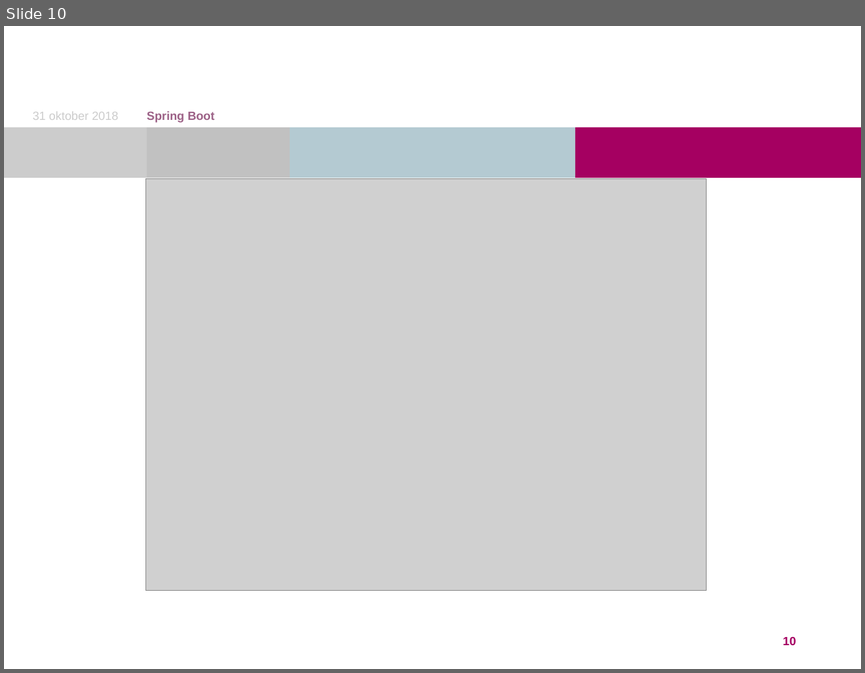
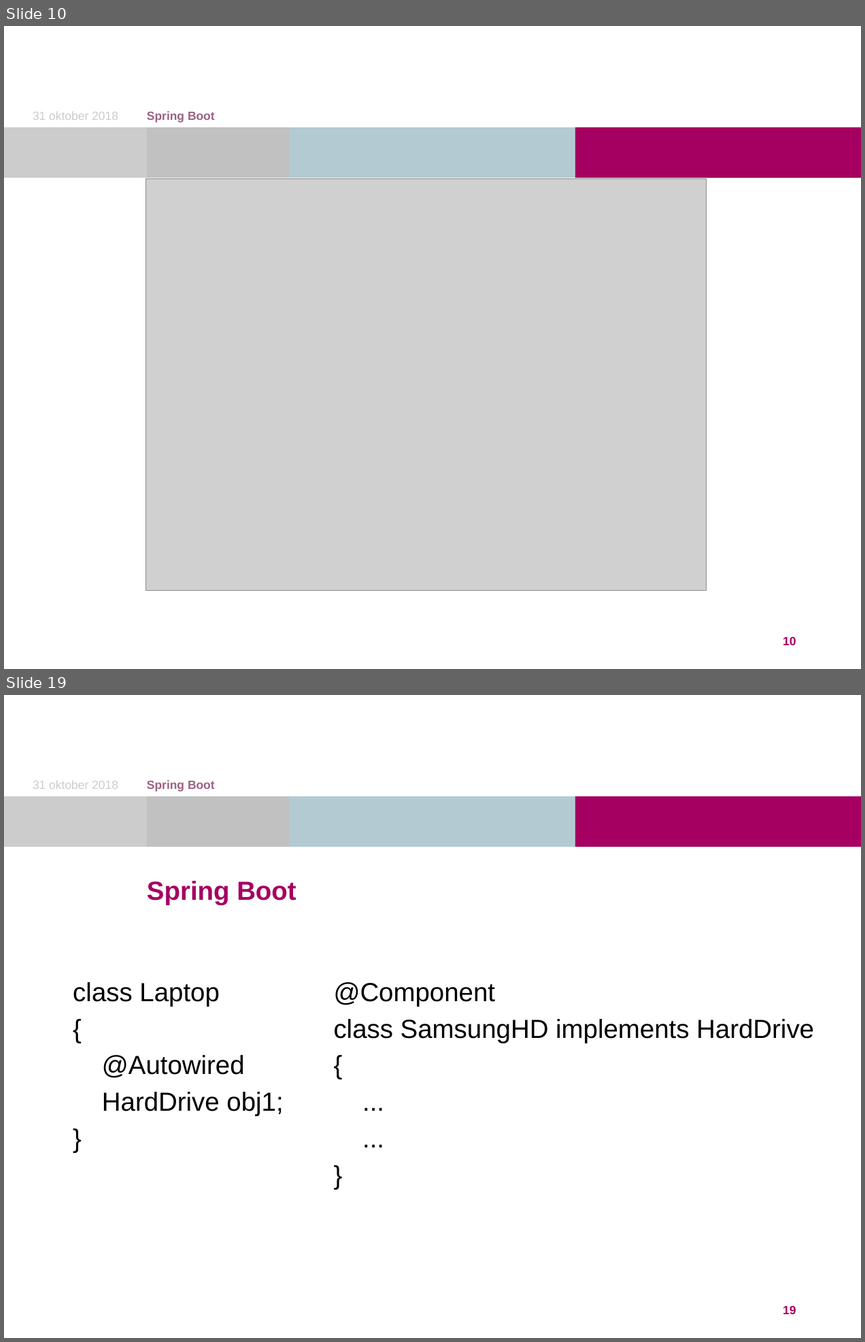
Before and after one commit to DutchDave/springboot-workshop, a slide deck: Spring Boot.pptx. Shown one above the other, each under a label of ours: slide 10 before the commit, slides 10 and 19 after it; the slides between them are not shown. The pictures are 865x673 and 865x1342 pixels, drawn with LibreOffice and Linux fonts; fonts in the diff are those of the drawing; grey boxes stand for pictures; background and template pictures are left out. Boxes give left, top, right and bottom in pixels: in the first picture for what was removed or moved away, otherwise in the second. Text is boxed around its words. In the diff, an @@ line names an element or a change of style, - is before the commit and + after.

```diff
--- a/Spring Boot.pptx
+++ b/Spring Boot.pptx
@@ slide 19 added at box(4, 695, 861, 1338), background #FFFFFF; not listed: 4 template elements that a slide beside it also shows @@
@@ text added at box(33, 781, 118, 789), 10 pt, text #CCCCCC @@
+31 oktober 2018
@@ text added at box(147, 780, 215, 792), 10 pt, text #9C6186, bold @@
+Spring Boot
@@ title added at box(147, 881, 296, 904), 22 pt, text #A50061, bold @@
+Spring Boot
@@ text added at box(73, 982, 283, 1116), 22 pt, text #000000 @@
+class Laptop
+{
+@Autowired
+HardDrive obj1;
+}
@@ text added at box(334, 982, 814, 1042), 22 pt, text #000000 @@
+@Component
+class SamsungHD implements HardDrive
+{
+...
+...
+}
@@ page number added at box(783, 1305, 796, 1314), 10 pt, text #A50061, bold @@
+19
```
Also in this commit, not shown: 10 other slides added.
